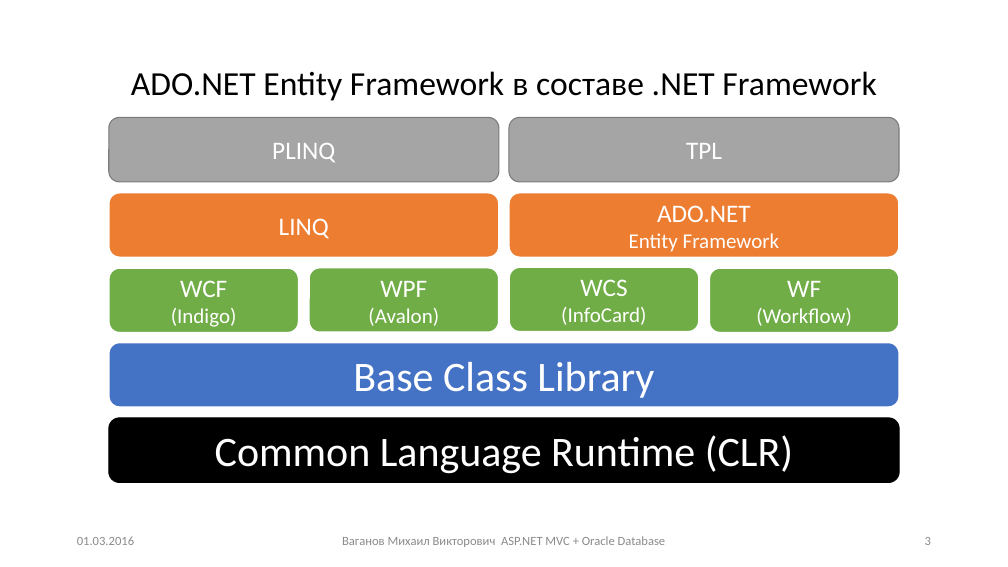
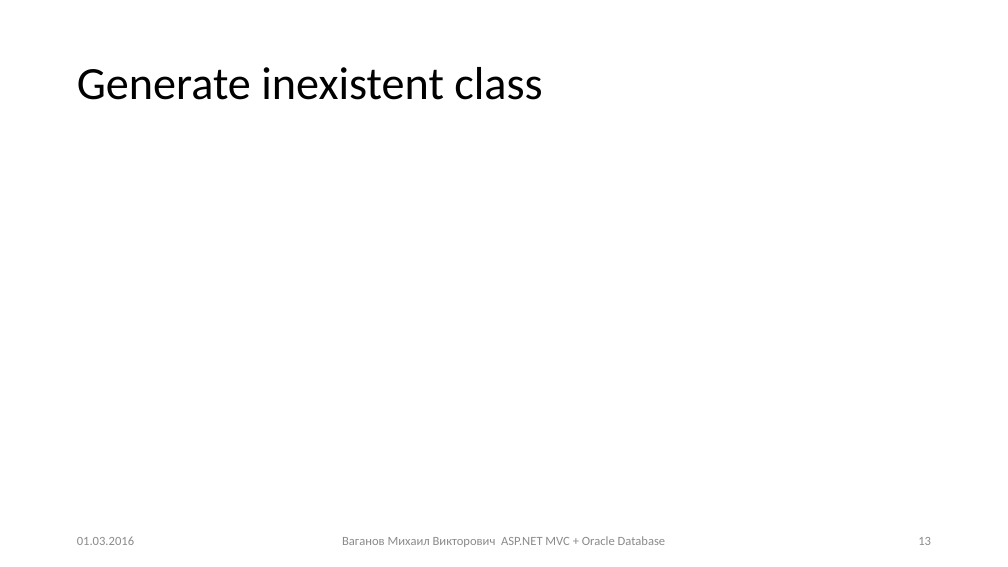
Before and after one commit to Mikhail-Vaganov/psu-applicants, a slide deck: slide 13 of Presentations/Занятие 3.pptx (slide 3 before the commit). Drawn at 1008x567 pixels with LibreOffice and Linux fonts; fonts in the diff are those of the drawing. Boxes give left, top, right and bottom in pixels: in the first picture for what was removed or moved away, otherwise in the second. Text is boxed around its words. In the diff, an @@ line names an element or a change of style, - is before the commit and + after.

```diff
--- a/Presentations/Занятие 3.pptx
+++ b/Presentations/Занятие 3.pptx
@@ title added at bbox=[77, 67, 542, 100], 44 pt, text #000000 @@
+Generate inexistent class
@@ text removed at bbox=[131, 71, 876, 101] @@
-ADO.NET Entity Framework в составе .NET Framework
@@ group removed at bbox=[109, 117, 899, 482]: 10 rounded rectangles @@
-Common Language Runtime (CLR)
-Base Class Library
-WCF
-(Indigo)
-WF
-(Workflow)
-WPF
-(Avalon)
-WCS
-(InfoCard)
-LINQ
-ADO.NET
-Entity Framework
-PLINQ
-TPL
@@ page number at bbox=[918, 537, 931, 545]: text changed @@
-3
+13
```
Also in this commit, not shown: 5 other slides changed, 12 slides added, 34 other files.
